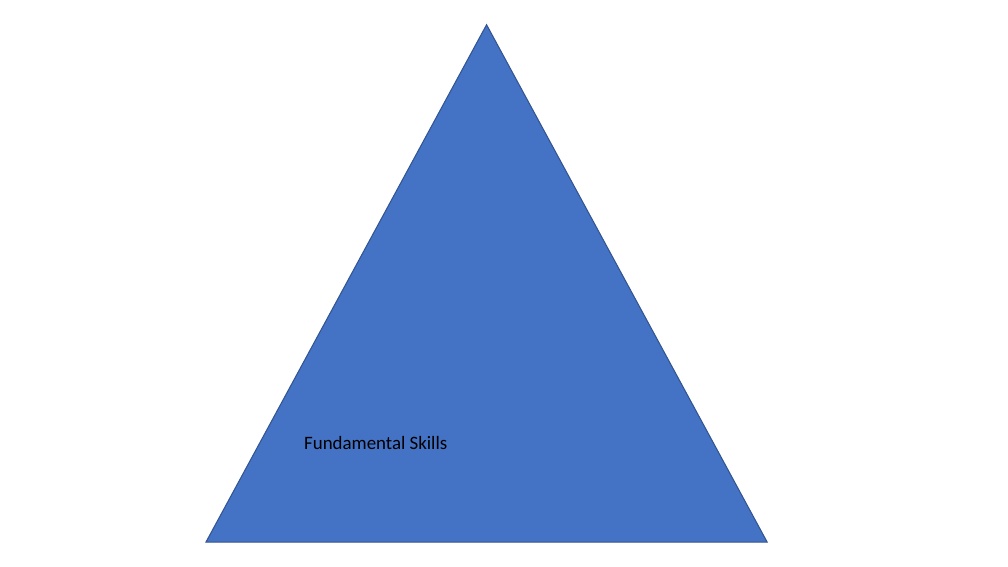
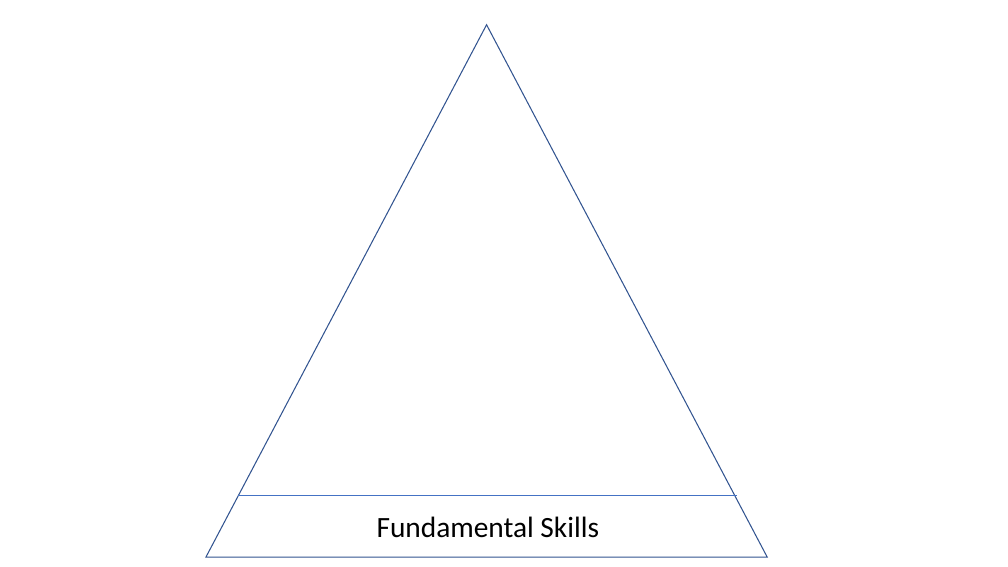
Before and after one commit to VladimirMakarevich/presentations, a slide deck: slide 6 of softskills/self management/self_management.pptx (slide 5 before the commit). Drawn at 1008x567 pixels with LibreOffice and Linux fonts; fonts in the diff are those of the drawing. Boxes give left, top, right and bottom in pixels: in the first picture for what was removed or moved away, otherwise in the second. Text is boxed around its words. In the diff, an @@ line names an element or a change of style, - is before the commit and + after.

```diff
--- a/softskills/self management/self_management.pptx
+++ b/softskills/self management/self_management.pptx
@@ triangle resized from (x1=206, y1=25, x2=768, y2=542) to (x1=206, y1=25, x2=768, y2=557) @@
@@ triangle at (x1=206, y1=25, x2=768, y2=557): fill #4472C4 to none @@
@@ line added from (238, 495) to (738, 495), #4472C4 0.5 pt @@
@@ text "Fundamental Skills" moved from (x1=304, y1=436, x2=448, y2=449) to (x1=377, y1=516, x2=599, y2=538) @@
@@ text "Fundamental Skills" at (x1=377, y1=516, x2=599, y2=538): size 18 to 28 pt; alignment left to centre @@
```
Also in this commit, not shown: 4 other slides changed, 8 slides added, 3 slides removed, 2 other files.
